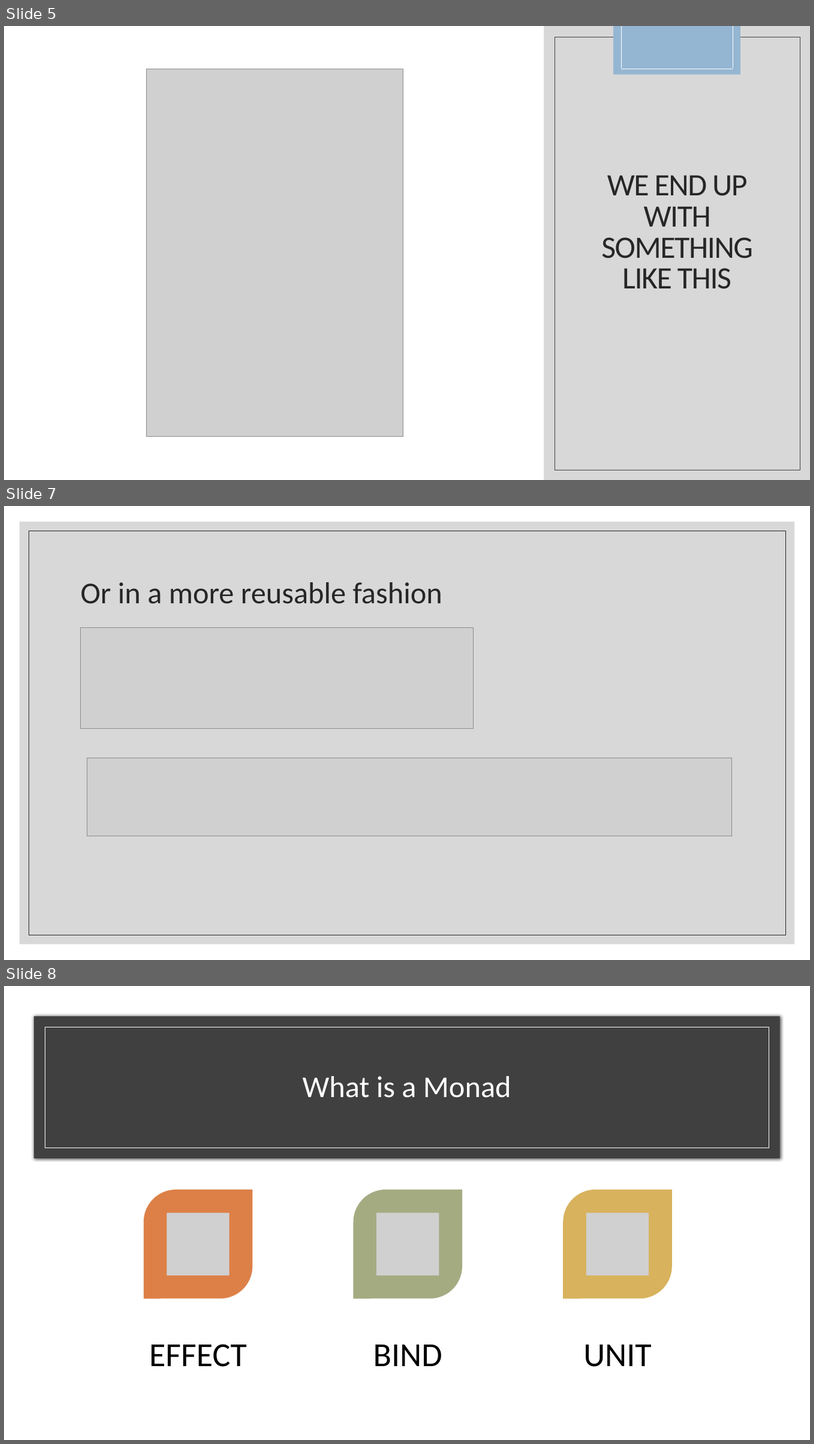
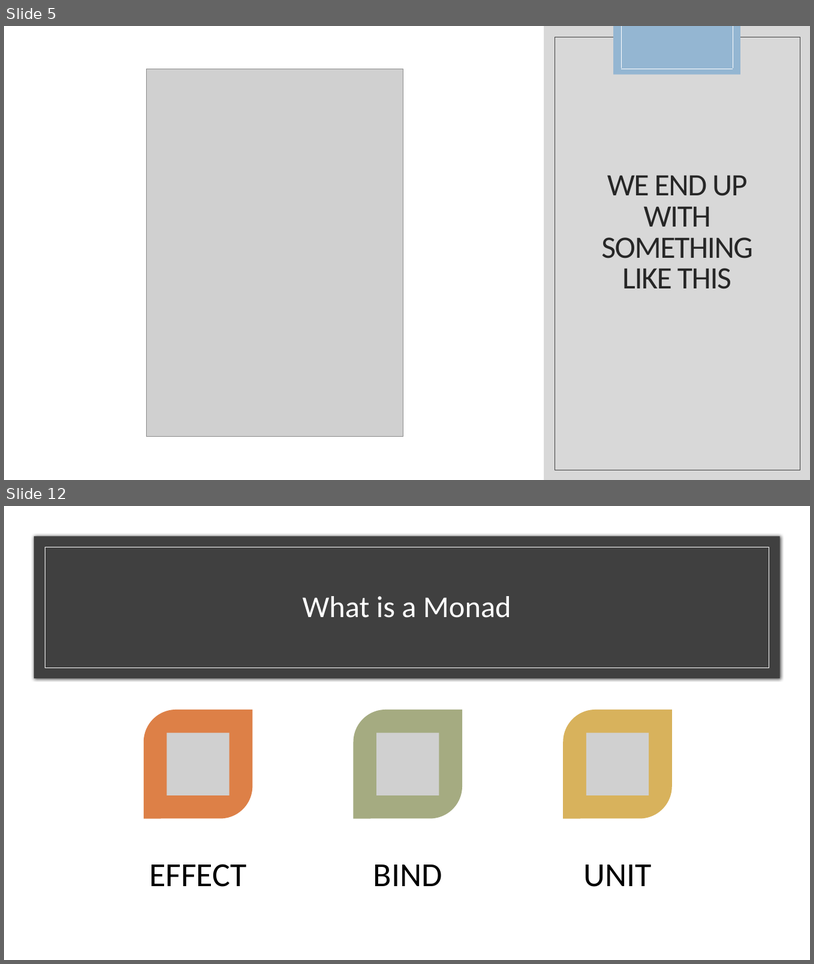
Before and after one commit to kemiller2002/monad-talk, a slide deck: presentation/monads.pptx. Shown one above the other, each under a label of ours: slides 5, 7 and 8 before the commit, slides 5 and 12 after it; the slides between them are not shown. The pictures are 814x1444 and 814x964 pixels, drawn with LibreOffice and Linux fonts; fonts in the diff are those of the drawing; grey boxes stand for pictures. Boxes give left, top, right and bottom in pixels: in the first picture for what was removed or moved away, otherwise in the second. Text is boxed around its words. In the diff, an @@ line names an element or a change of style, - is before the commit and + after.

```diff
--- a/presentation/monads.pptx
+++ b/presentation/monads.pptx
@@ slide 7 removed at [4,506,810,960], background #FFFFFF @@
@@ rectangle removed at [20,522,795,944] @@
@@ rectangle removed at [29,531,786,935] @@
@@ title removed at [81,582,443,604] @@
-Or in a more reusable fashion
@@ picture removed at [80,627,473,728] @@
@@ picture removed at [87,757,732,835] @@
@@ what was slide 8 is now slide 12 @@
```
Also in this commit, not shown: 1 slide changed, 9 slides added, 1 other slide removed, 3 other files.
